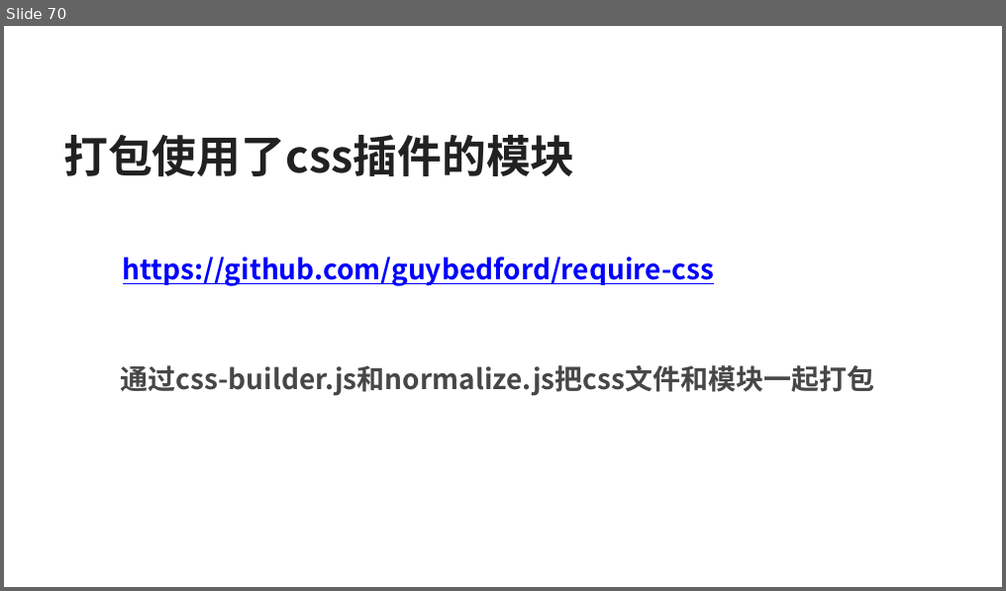
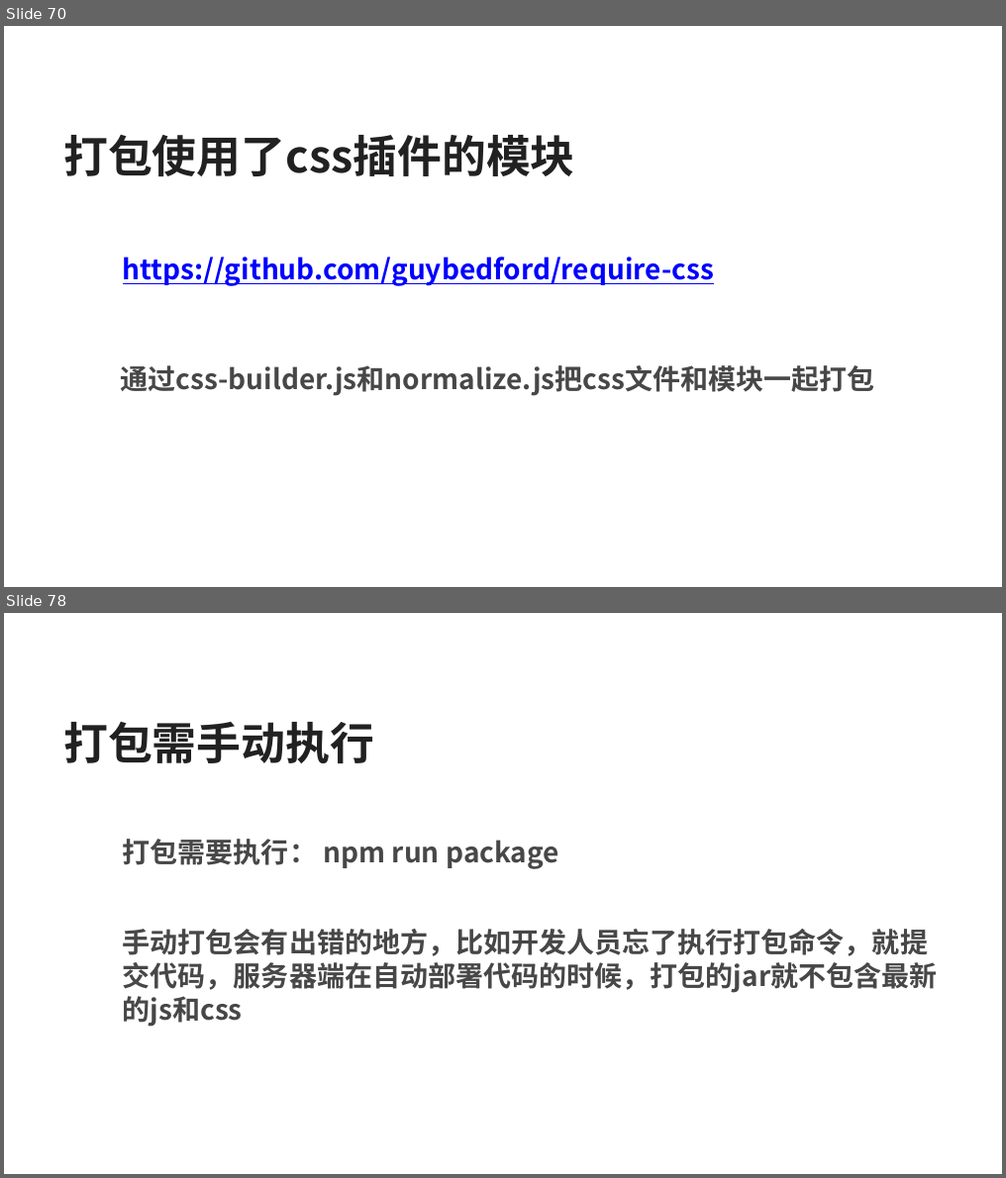
Before and after one commit to silvajs/lecturer, a slide deck: requirejs/doc/requirejs.pptx. Shown one above the other, each under a label of ours: slide 70 before the commit, slides 70 and 78 after it; the slides between them are not shown. The pictures are 1006x591 and 1006x1178 pixels, drawn with LibreOffice and Linux fonts; fonts in the diff are those of the drawing. Boxes give left, top, right and bottom in pixels: in the first picture for what was removed or moved away, otherwise in the second. Text is boxed around its words. In the diff, an @@ line names an element or a change of style, - is before the commit and + after.

```diff
--- a/requirejs/doc/requirejs.pptx
+++ b/requirejs/doc/requirejs.pptx
@@ slide 78 added at (4,613,1002,1174), background #FFFFFF @@
@@ text added at (63,722,374,763), 32 pt, text #212121, bold @@
+打包需手动执行
@@ text added at (123,839,559,869), 20 pt, text #474747, bold @@
+  打包需要执行： npm run package
@@ text added at (123,929,938,993), 20 pt, text #474747, bold @@
+  手动打包会有出错的地方，比如开发人员忘了执行打包命令，就提交代码，服务器端在自动部署代码的时候，打包的jar就不包含最新的js和css
```
Also in this commit, not shown: 11 other slides added, 4 other files.
